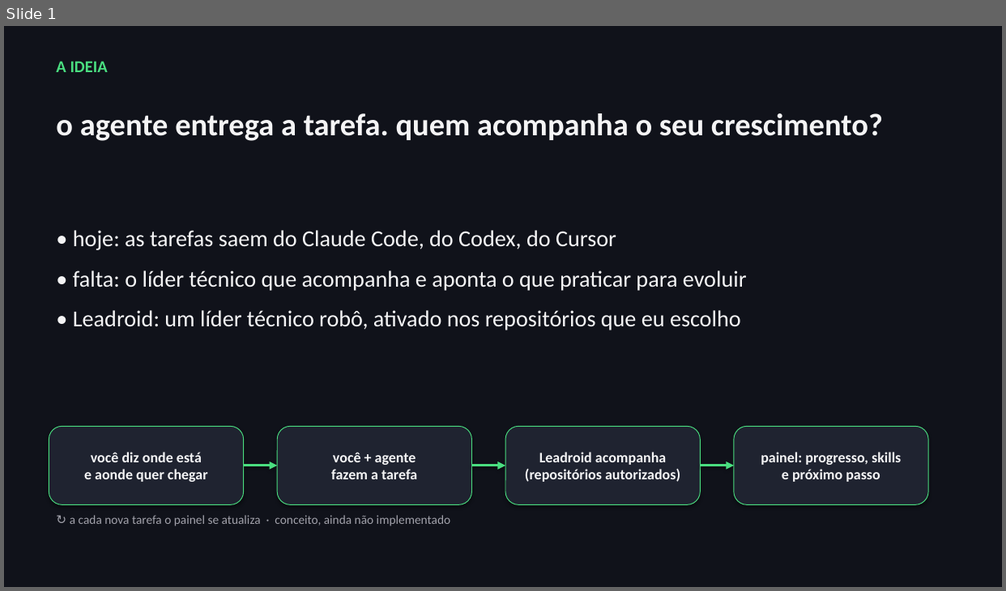
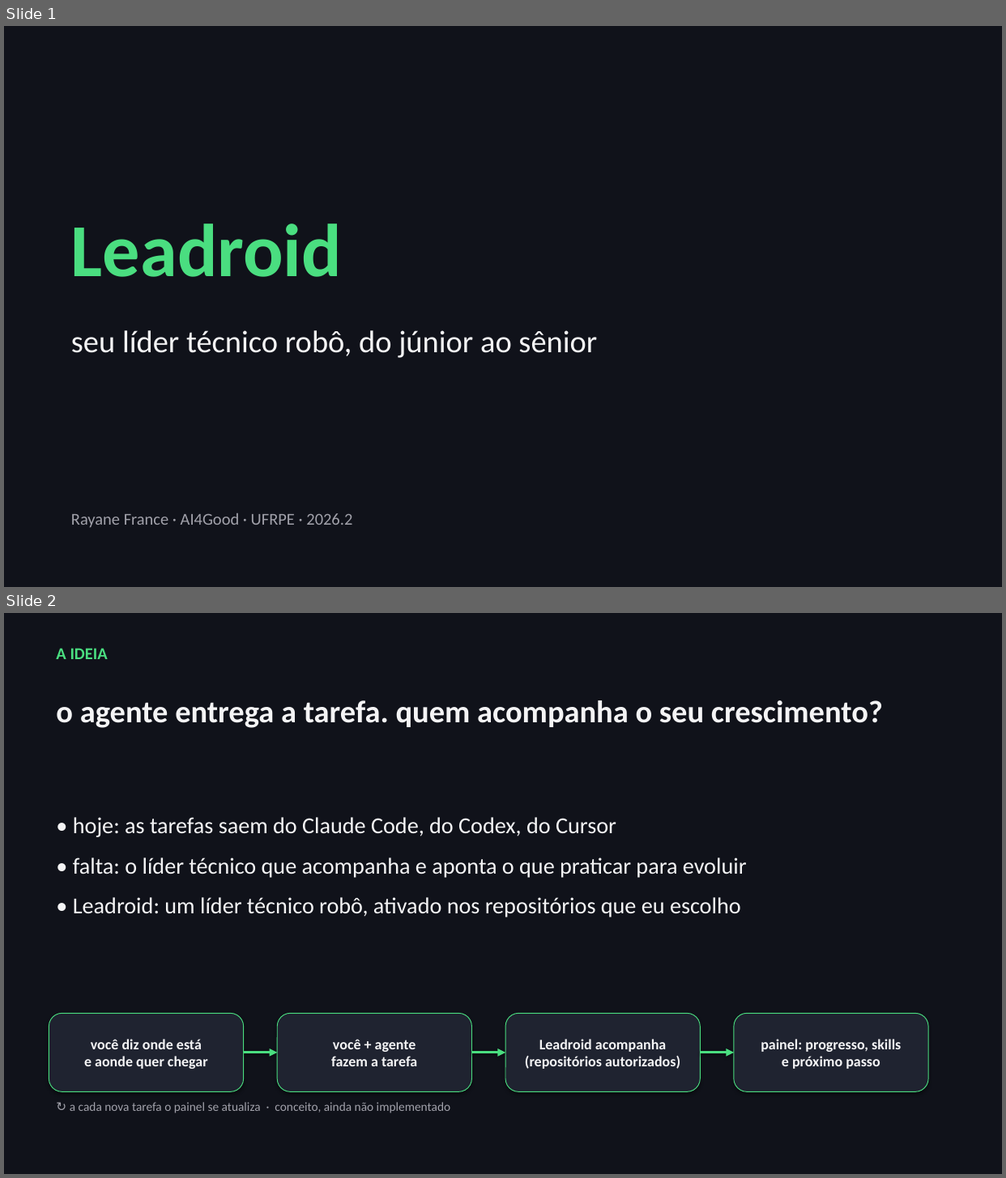
Before and after one commit to rayfrance/ai4good, a slide deck: outputs/sem1_preliminares.pptx. Shown one above the other, each under a label of ours: slide 1 before the commit, slides 1 and 2 after it. The pictures are 1006x591 and 1006x1178 pixels, drawn with LibreOffice and Linux fonts; fonts in the diff are those of the drawing. Boxes give left, top, right and bottom in pixels: in the first picture for what was removed or moved away, otherwise in the second. Text is boxed around its words. In the diff, an @@ line names an element or a change of style, - is before the commit and + after.

```diff
--- a/outputs/sem1_preliminares.pptx
+++ b/outputs/sem1_preliminares.pptx
@@ slide 1 added at <box>4,26,1002,587</box>, background #10121A @@
@@ text added at <box>71,224,342,277</box>, 72 pt, text #4ADE80, bold @@
+Leadroid
@@ text added at <box>71,331,597,358</box>, 30 pt, text #F4F4F5 @@
+seu líder técnico robô, do júnior ao sênior
@@ text added at <box>71,514,352,528</box>, 16 pt, text #A1A1AA @@
+Rayane France · AI4Good · UFRPE · 2026.2
@@ what was slide 1 is now slide 2 @@
```
Also in this commit, not shown: 2 other files.
